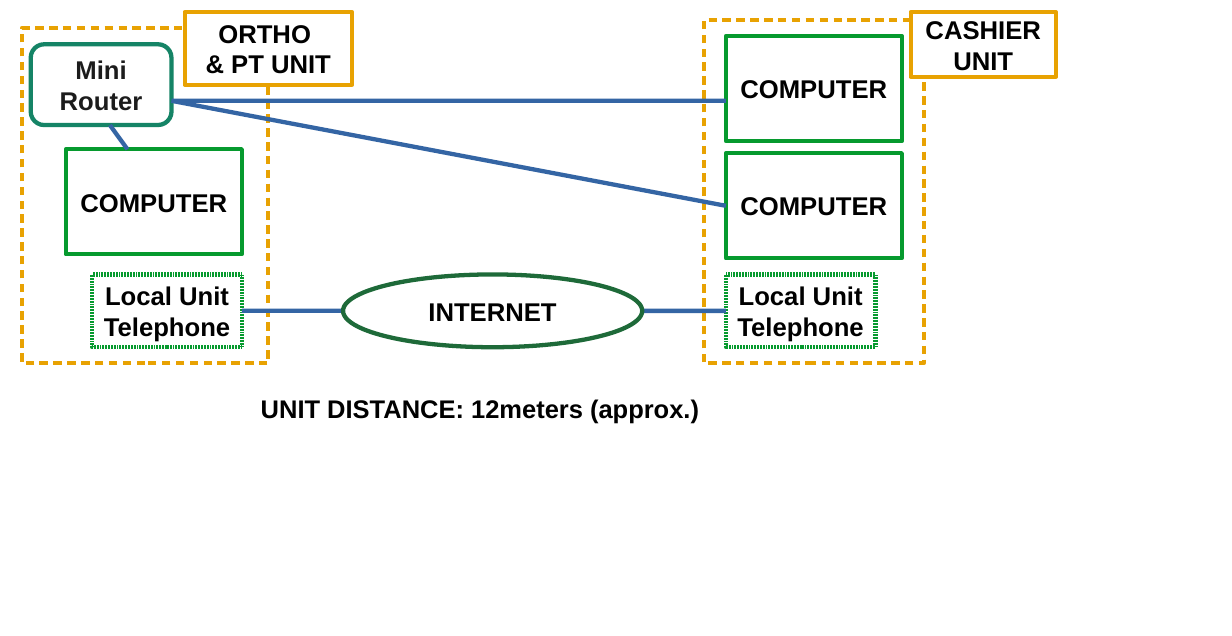
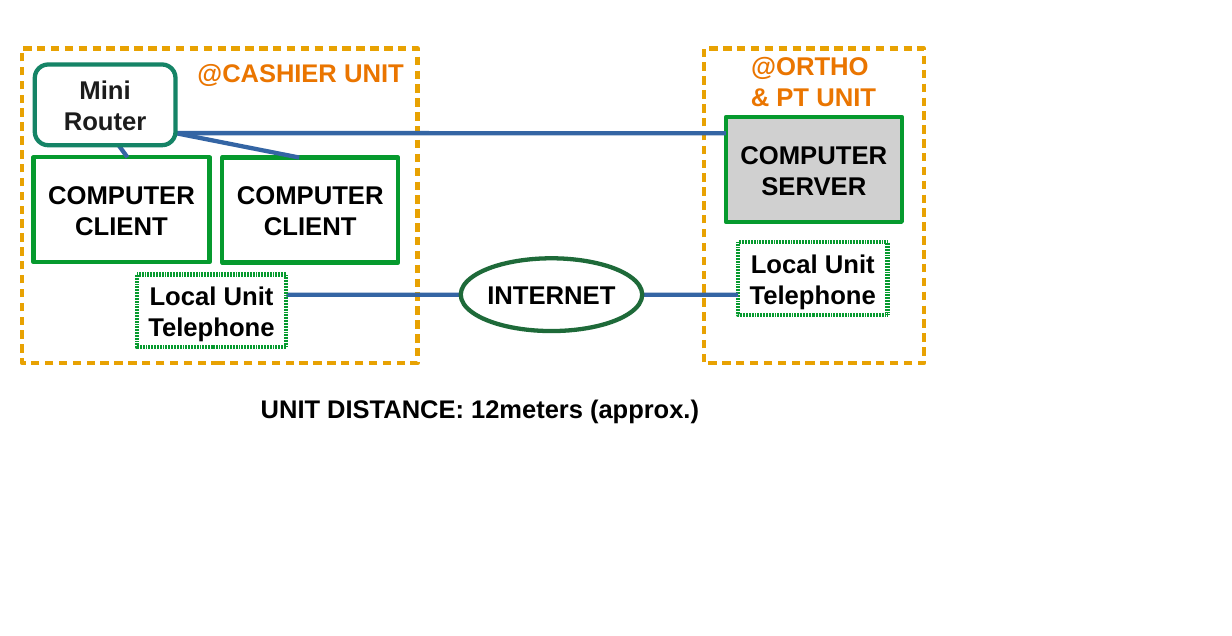
Before and after one commit to usbong/templates, a slide deck: slide 1 of Usbong/KMS/usbongMoscSLHCCSampleTechSchematics.odp. Drawn at 1232x636 pixels with LibreOffice and Linux fonts; fonts in the diff are those of the drawing; grey boxes stand for pictures. Boxes give left, top, right and bottom in pixels: in the first picture for what was removed or moved away, otherwise in the second. Text is boxed around its words. In the diff, an @@ line names an element or a change of style, - is before the commit and + after.

```diff
--- a/Usbong/KMS/usbongMoscSLHCCSampleTechSchematics.odp
+++ b/Usbong/KMS/usbongMoscSLHCCSampleTechSchematics.odp
@@ rectangle: place and size @@
-rectangle at (22,28,268,363)
+rectangle at (23,48,418,363)
@@ text "@CASHIER UNIT": place and size @@
-text "@CASHIER UNIT" at (911,12,1055,77)
+text "@CASHIER UNIT" at (197,64,404,86)
@@ text "@CASHIER UNIT" at (197,64,404,86): fill #FFFFFF to none; outline #E8A202 3 pt to none @@
@@ rectangle: place and size @@
-rectangle at (704,21,924,364)
+rectangle at (704,48,924,363)
@@ text "@ORTHO" at (751,56,876,107): fill #FFFFFF to none; outline #E8A202 3 pt to none @@
@@ text "@ORTHO": place and size @@
-text "@ORTHO" at (185,12,352,85)
+text "@ORTHO" at (751,56,876,107)
@@ text at (751,56,869,79): text changed; text colour #000000 to #EA7500 @@
-ORTHO
+@ORTHO
@@ rounded rectangle "Mini": place and size @@
-rounded rectangle "Mini" at (31,44,171,125)
+rounded rectangle "Mini" at (35,65,176,146)
@@ text at (197,64,404,86): text changed; size 18 to 17.9 pt; text colour #000000 to #EA7500 @@
-CASHIER
-UNIT
+@CASHIER UNIT
@@ text at (776,88,876,107): text colour #000000 to #EA7500 in "& PT UNIT" @@
@@ line removed from (171, 101) to (726, 206) @@
@@ picture added at (726,117,901,222), 18 pt, text #000000, bold @@
+COMPUTER
+SERVER
@@ line moved from (127, 150) - (110, 125) to (127, 157) - (110, 133) @@
@@ line moved from (171, 101) - (726, 101) to (171, 133) - (726, 133) @@
@@ line added from (176, 133) to (299, 158), #3465A4 3 pt @@
@@ rectangle "COMPUTER": place and size @@
-rectangle "COMPUTER" at (66,150,241,255)
+rectangle "COMPUTER" at (34,157,209,262)
@@ rectangle "COMPUTER": place and size @@
-rectangle "COMPUTER" at (726,36,901,141)
+rectangle "COMPUTER" at (223,158,398,263)
@@ rectangle removed at (726,153,901,258) @@
-COMPUTER
@@ text in rectangle at (75,217,168,236): paragraph added @@
+CLIENT
@@ text in rectangle at (264,217,357,236): paragraph added @@
+CLIENT
@@ ellipse "INTERNET": place and size @@
-ellipse "INTERNET" at (343,275,642,348)
+ellipse "INTERNET" at (461,259,643,332)
@@ rectangle "Local Unit": place and size @@
-rectangle "Local Unit" at (726,275,876,348)
+rectangle "Local Unit" at (738,242,888,315)
@@ rectangle "Local Unit": place and size @@
-rectangle "Local Unit" at (92,275,242,348)
+rectangle "Local Unit" at (137,275,286,348)
@@ line moved from (242, 311) - (726, 311) to (242, 295) - (738, 295) @@
```
Also in this commit, not shown: 1 other slide changed.
